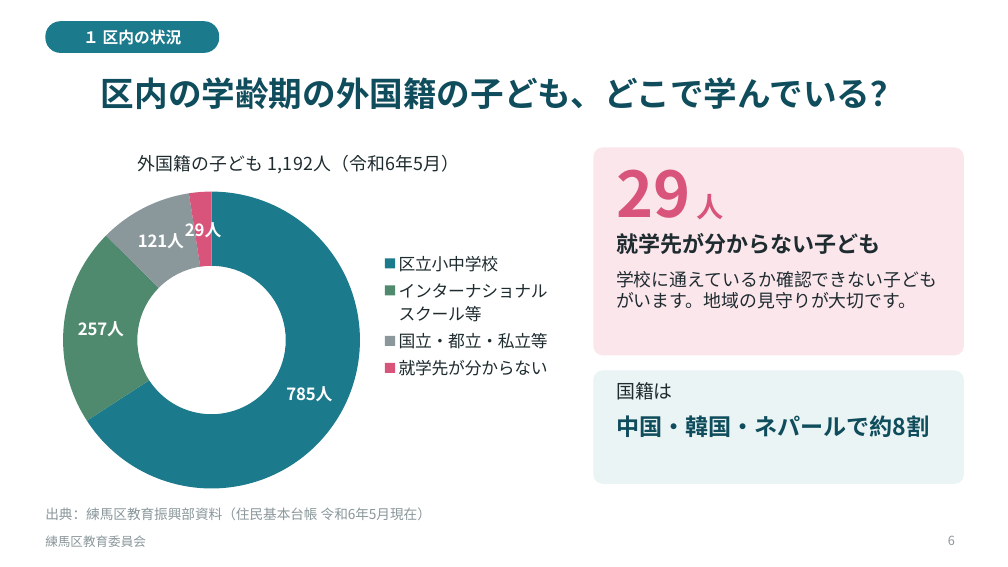
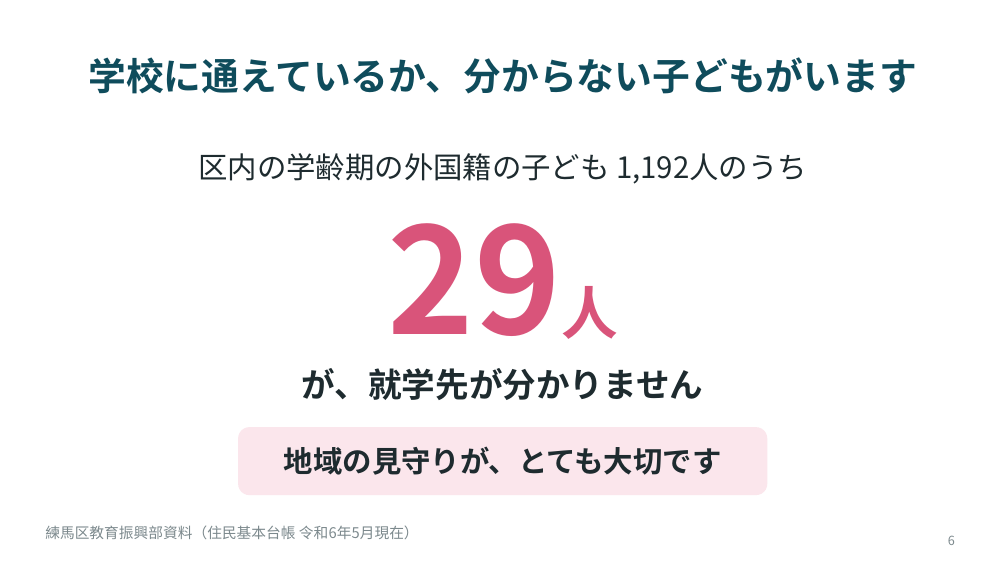
Before and after one commit to contynet730-star/con30, a slide deck: slide 6 of 民生児童委員研修/外国にルーツを持つ子どもたちと学校_R081125.pptx. Drawn at 1008x567 pixels with LibreOffice and Linux fonts; fonts in the diff are those of the drawing. Boxes give left, top, right and bottom in pixels: in the first picture for what was removed or moved away, otherwise in the second. Text is boxed around its words. In the diff, an @@ line names an element or a change of style, - is before the commit and + after.

```diff
--- a/民生児童委員研修/外国にルーツを持つ子どもたちと学校_R081125.pptx
+++ b/民生児童委員研修/外国にルーツを持つ子どもたちと学校_R081125.pptx
@@ rounded rectangle removed at [45, 21, 219, 53] @@
-１ 区内の状況
@@ title at [88, 57, 917, 94]: text changed; size 32 to 36 pt @@
-区内の学齢期の外国籍の子ども、どこで学んでいる？
+学校に通えているか、分からない子どもがいます
@@ doughnut chart removed at [38, 132, 560, 499] @@
-title "外国籍の子ども 1,192人（令和6年5月）"
-categories: 区立小中学校, インターナショナルスクール等, 国立・都立・私立等, 就学先が分からない
-Series 1: 785, 257, 121, 29
@@ rounded rectangle removed at [594, 147, 964, 355] @@
@@ text added at [199, 153, 807, 184], 28 pt, text #1E2B2F @@
+区内の学齢期の外国籍の子ども 1,192人のうち
@@ text at [616, 169, 724, 219]: text changed; size 60 to 140 pt @@
-29 人
+29人
@@ text removed at [616, 233, 881, 254] @@
-就学先が分からない子ども
@@ text removed at [616, 271, 937, 309] @@
-学校に通えているか確認できない子どもがいます。地域の見守りが大切です。
@@ text added at [302, 368, 704, 400], 32 pt, text #1E2B2F, bold @@
+が、就学先が分かりません
@@ rounded rectangle removed at [594, 371, 964, 484] @@
@@ text removed at [616, 382, 673, 400] @@
-国籍は
@@ text removed at [616, 415, 929, 437] @@
-中国・韓国・ネパールで約8割
@@ rounded rectangle added at [238, 427, 768, 495], fill #FBE6EC, 28 pt, text #1E2B2F, bold @@
+地域の見守りが、とても大切です
@@ text at [45, 525, 419, 539]: text changed; size 13 to 14 pt; text colour #8A979B to #7C898D @@
-出典：練馬区教育振興部資料（住民基本台帳 令和6年5月現在）
+練馬区教育振興部資料（住民基本台帳 令和6年5月現在）
@@ text "練馬区教育振興部資料（住民基本台帳 令和6年5月現在）" at [45, 525, 419, 539]: vertical alignment bottom to middle @@
@@ text removed at [45, 535, 146, 547] @@
-練馬区教育委員会
```
Also in this commit, not shown: 15 other slides changed, 5 slides added, 4 slides removed, 1 other file.
